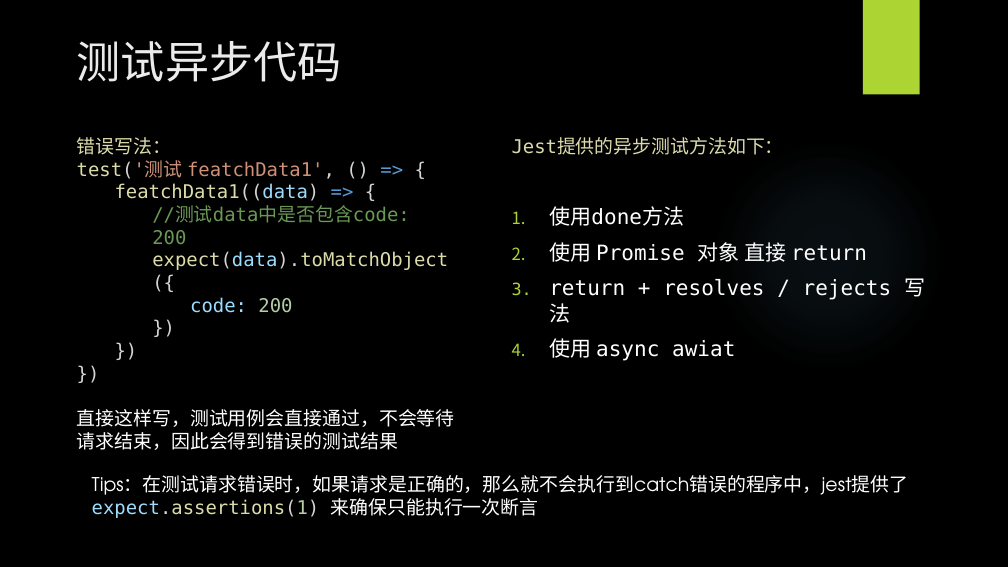
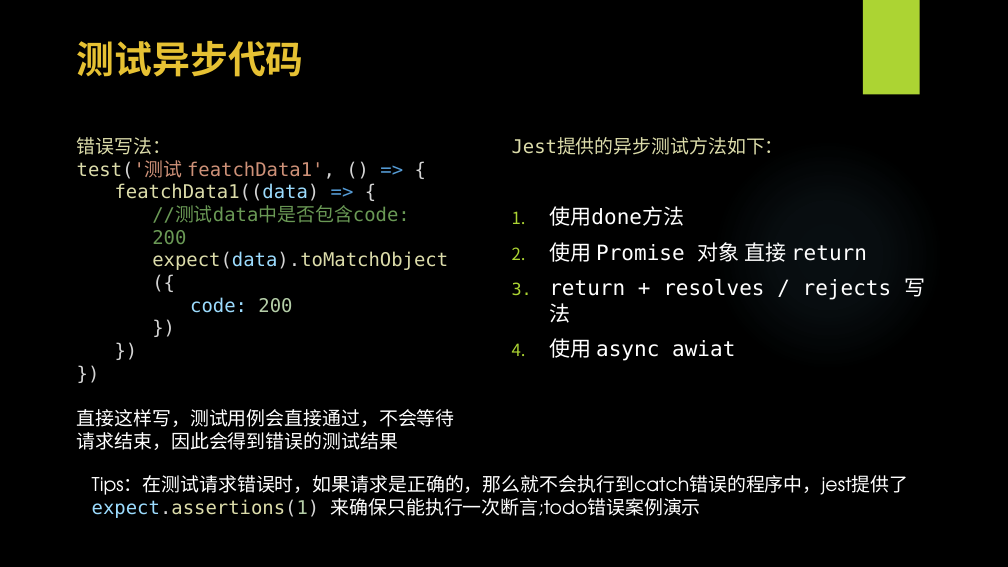
Before and after one commit to WangEbo/auto-test, a slide deck: slide 11 of 王博书的分享/自动化测试.pptx. Drawn at 1008x567 pixels with LibreOffice and Linux fonts; fonts in the diff are those of the drawing; background and template pictures are left out. Boxes give left, top, right and bottom in pixels: in the first picture for what was removed or moved away, otherwise in the second. Text is boxed around its words. In the diff, an @@ line names an element or a change of style, - is before the commit and + after.

```diff
--- a/王博书的分享/自动化测试.pptx
+++ b/王博书的分享/自动化测试.pptx
@@ text "测试异步代码" at [77, 41, 304, 77]: size 42 to 36 pt, font TeX Gyre Adventor to Noto Sans CJK SC, text colour #EBEBEB to #E6C133, bold on @@
@@ text at [92, 498, 701, 518]: text changed; font DejaVu Sans Mono to TeX Gyre Adventor @@
-expect.assertions(1) 来确保只能执行一次断言
+expect.assertions(1) 来确保只能执行一次断言;todo错误案例演示
```
Also in this commit, not shown: 13 other slides changed, 3 slides added, 6 other files.
